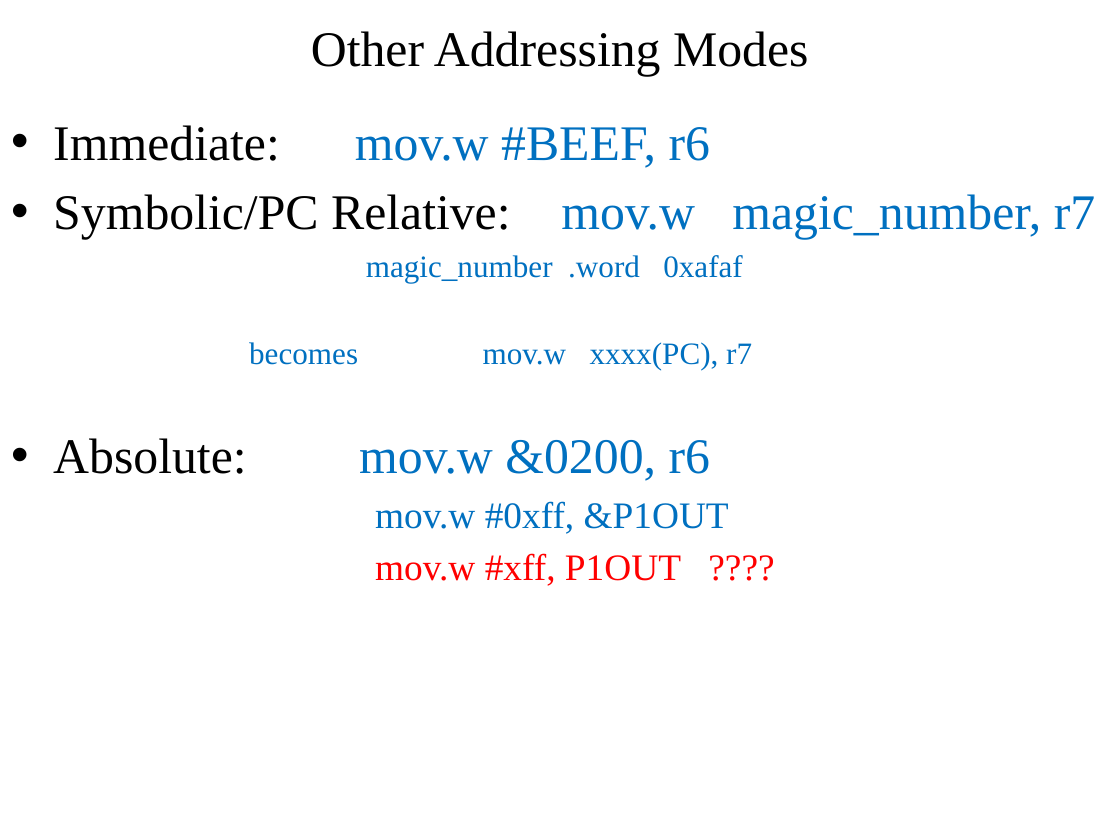
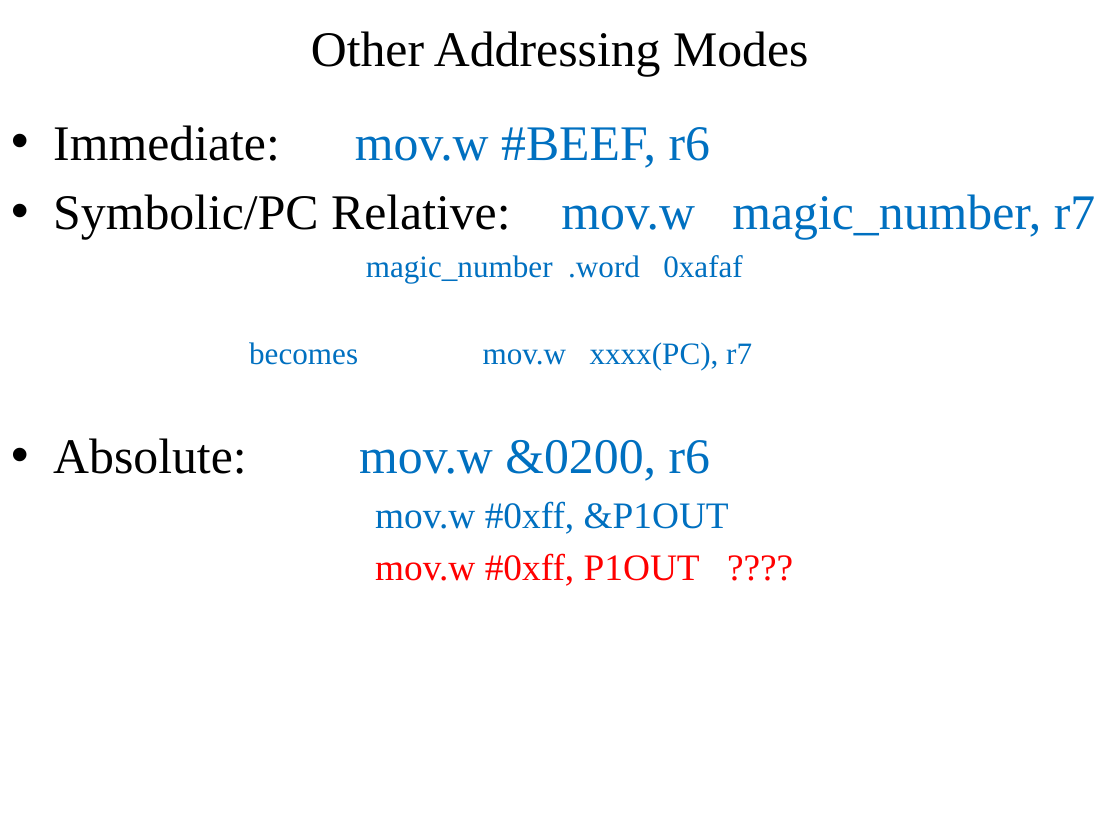
Before and after one commit to pw4rn3r/ECE382, a slide deck: slide 22 of notes/L4/Lsn4.pptx. Drawn at 1120x840 pixels with LibreOffice and Linux fonts; fonts in the diff are those of the drawing. Boxes give left, top, right and bottom in pixels: in the first picture for what was removed or moved away, otherwise in the second. Text is boxed around its words. In the diff, an @@ line names an element or a change of style, - is before the commit and + after.

```diff
--- a/notes/L4/Lsn4.pptx
+++ b/notes/L4/Lsn4.pptx
@@ text at box(375, 553, 700, 586): text changed @@
-    mov.w #xff, P1OUT ????
+    mov.w #0xff, P1OUT ????
```
Also in this commit, not shown: 5 other slides changed, 8 slides removed.
